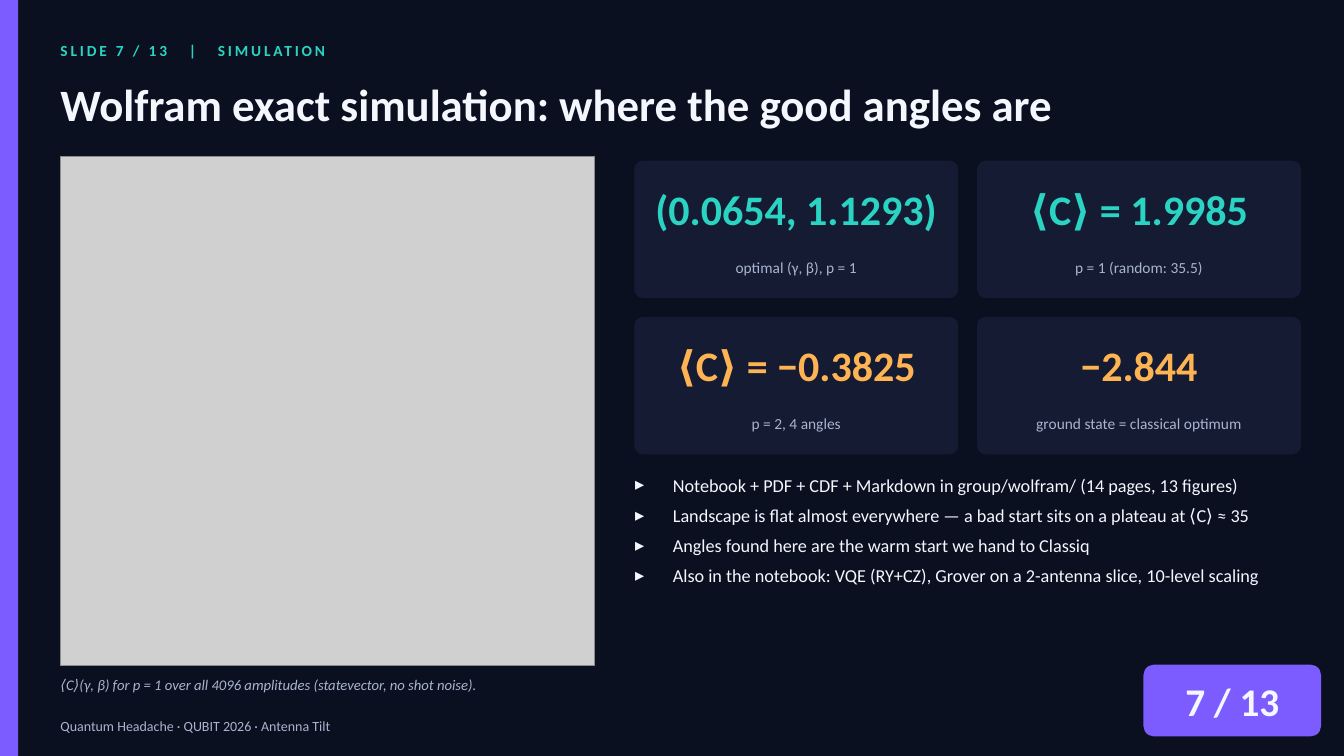
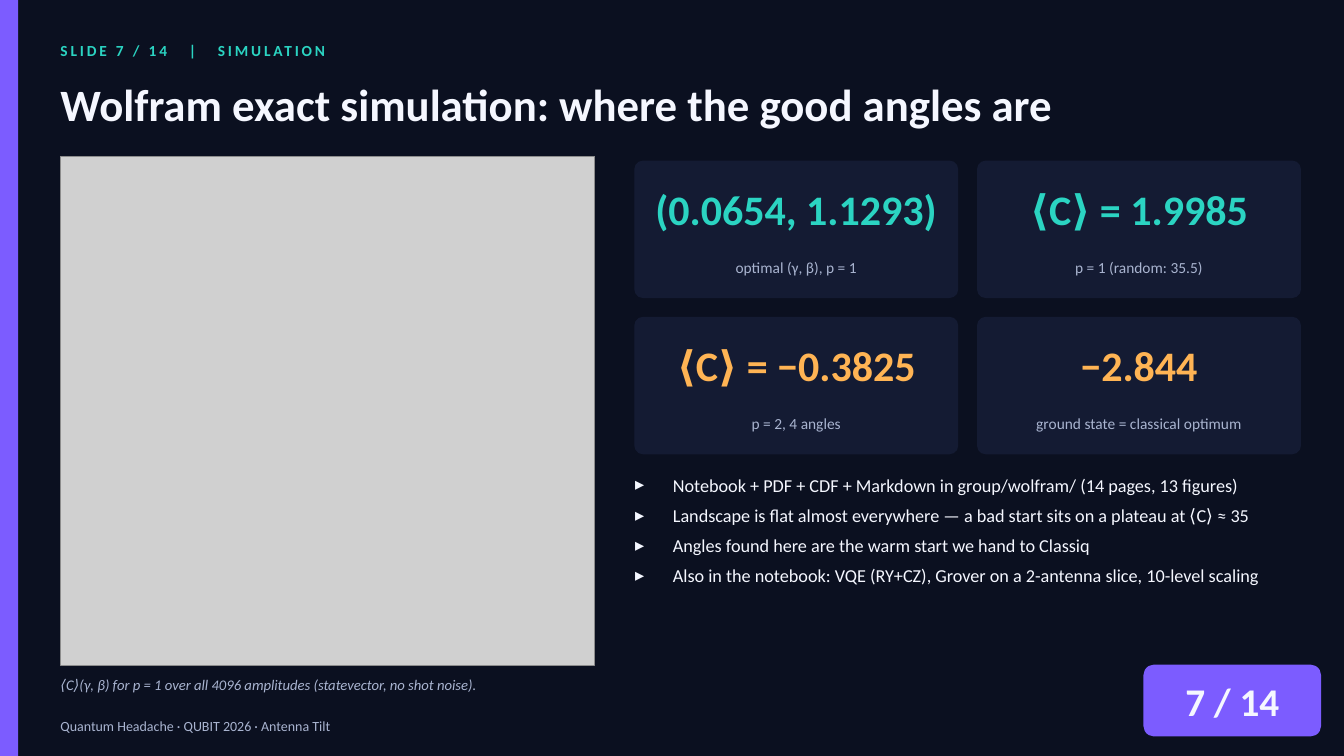
Before and after one commit to zuwasi/quantum-headache-antenna-tilt, a slide deck: slide 7 of presentation/QuantumHeadache_AntennaTilt.pptx. Drawn at 1344x756 pixels with LibreOffice and Linux fonts; fonts in the diff are those of the drawing; grey boxes stand for pictures. Boxes give left, top, right and bottom in pixels: in the first picture for what was removed or moved away, otherwise in the second. Text is boxed around its words. In the diff, an @@ line names an element or a change of style, - is before the commit and + after.

```diff
--- a/presentation/QuantumHeadache_AntennaTilt.pptx
+++ b/presentation/QuantumHeadache_AntennaTilt.pptx
@@ text at (60, 46, 549, 122): text changed @@
-SLIDE 7 / 13 | SIMULATION
+SLIDE 7 / 14 | SIMULATION
@@ text at (1185, 690, 1280, 716): text changed @@
-7 / 13
+7 / 14
```
Also in this commit, not shown: 12 other slides changed, 1 slide added, 3 other files.
